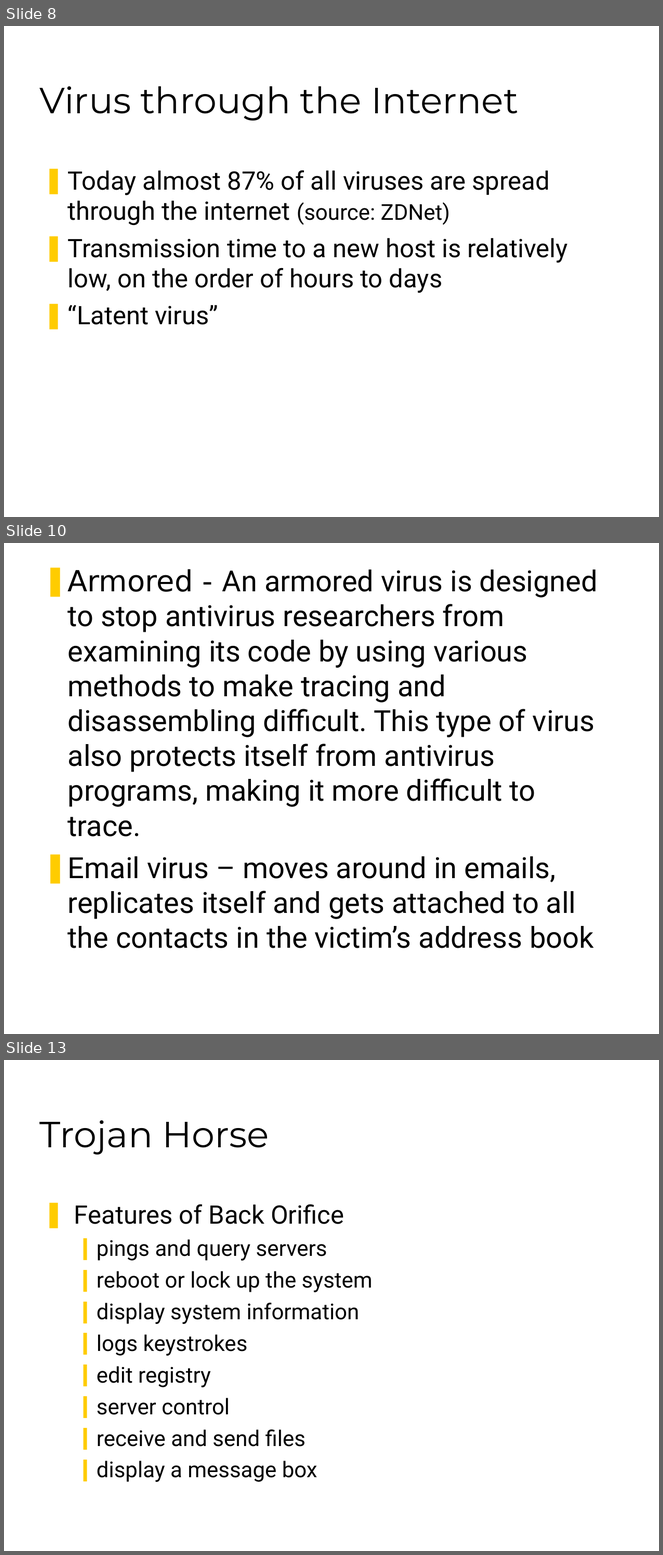
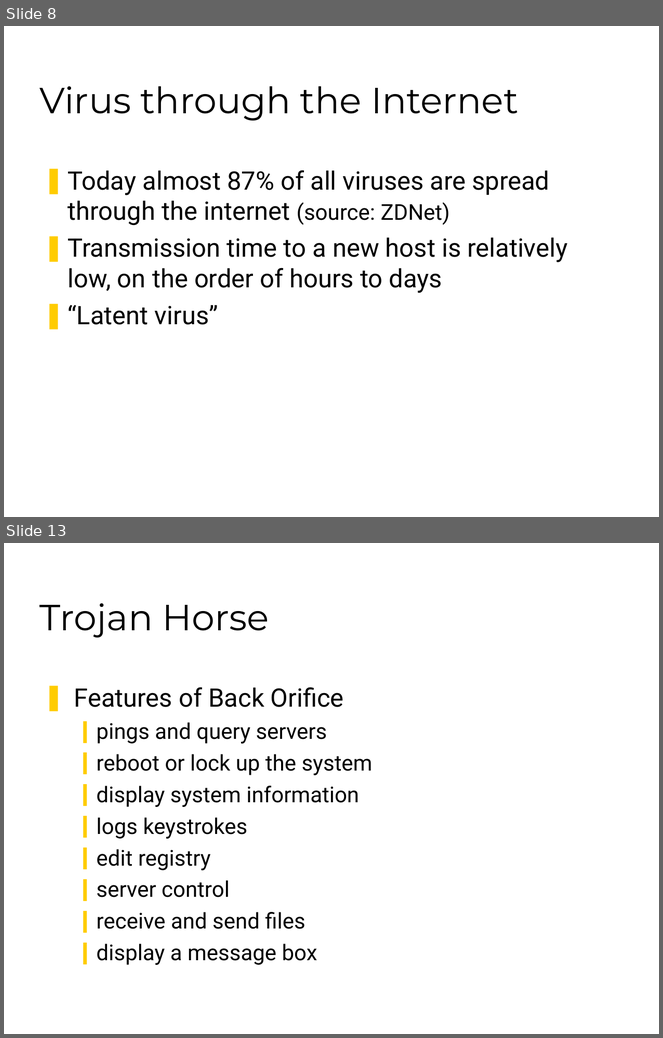
Before and after one commit to HighnessAtharva/Sem-VI, a slide deck: E-Commerce/Virus.ppt. Shown one above the other, each under a label of ours: slides 8, 10 and 13 before the commit, slides 8 and 13 after it; the slides between them are not shown. The pictures are 663x1555 and 663x1038 pixels, drawn with LibreOffice and Linux fonts; fonts in the diff are those of the drawing; background and template pictures are left out. Boxes give left, top, right and bottom in pixels: in the first picture for what was removed or moved away, otherwise in the second. Text is boxed around its words. In the diff, an @@ line names an element or a change of style, - is before the commit and + after.

```diff
--- a/E-Commerce/Virus.ppt
+++ b/E-Commerce/Virus.ppt
@@ slide 10 removed at (4,543,659,1034), background #FFFFFF @@
@@ text removed at (43,567,598,949) @@
-❚ Armored - An armored virus is designed to stop antivirus researchers from examining its code by using various methods to make tracing and disassembling difficult. This type of virus also protects itself from antivirus programs, making it more difficult to trace.
-❚ Email virus – moves around in emails, replicates itself and gets attached to all the contacts in the victim’s address book
```
Also in this commit, not shown: 1 slide changed, 1 slide added, 3 other files.
